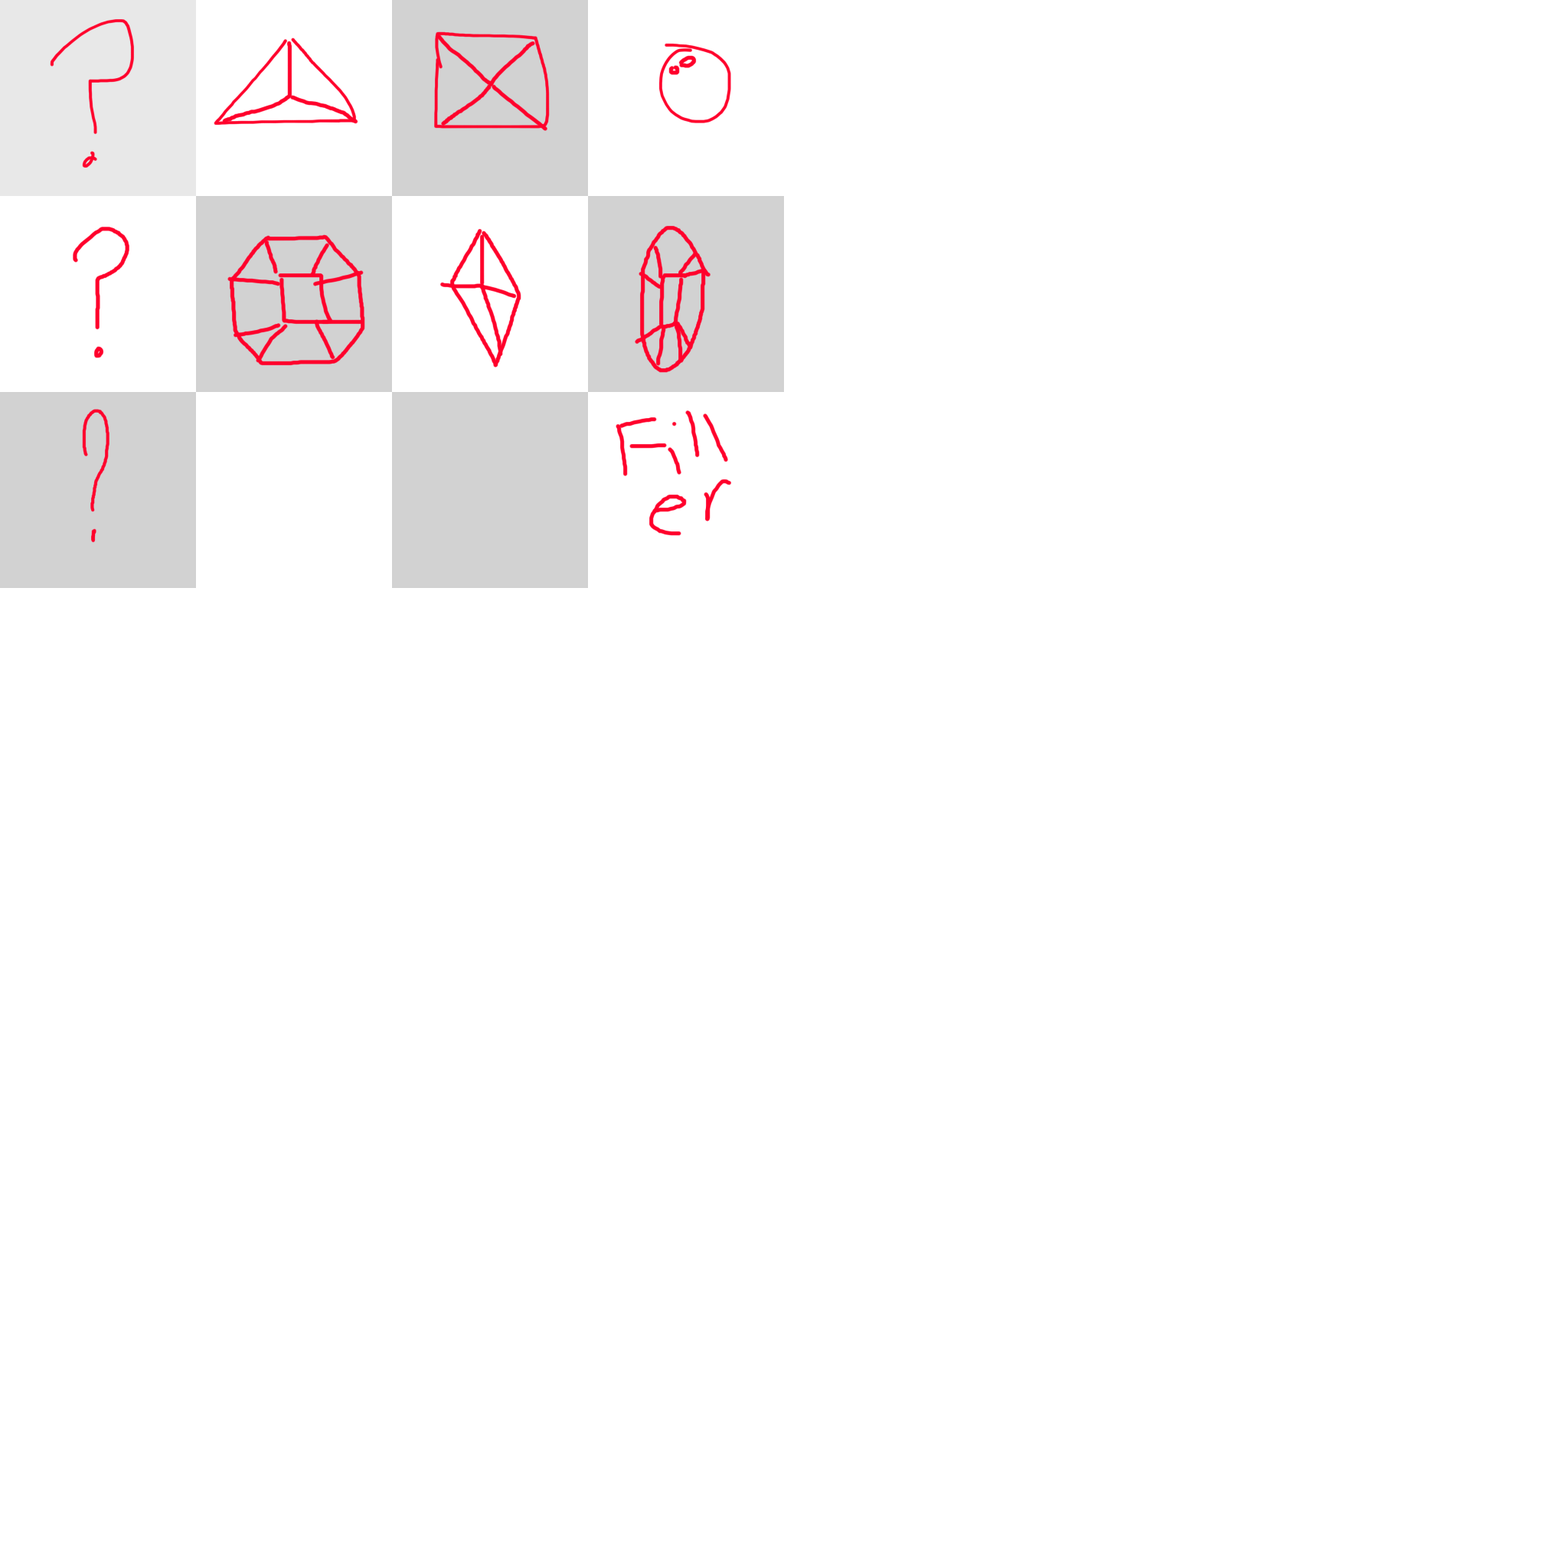
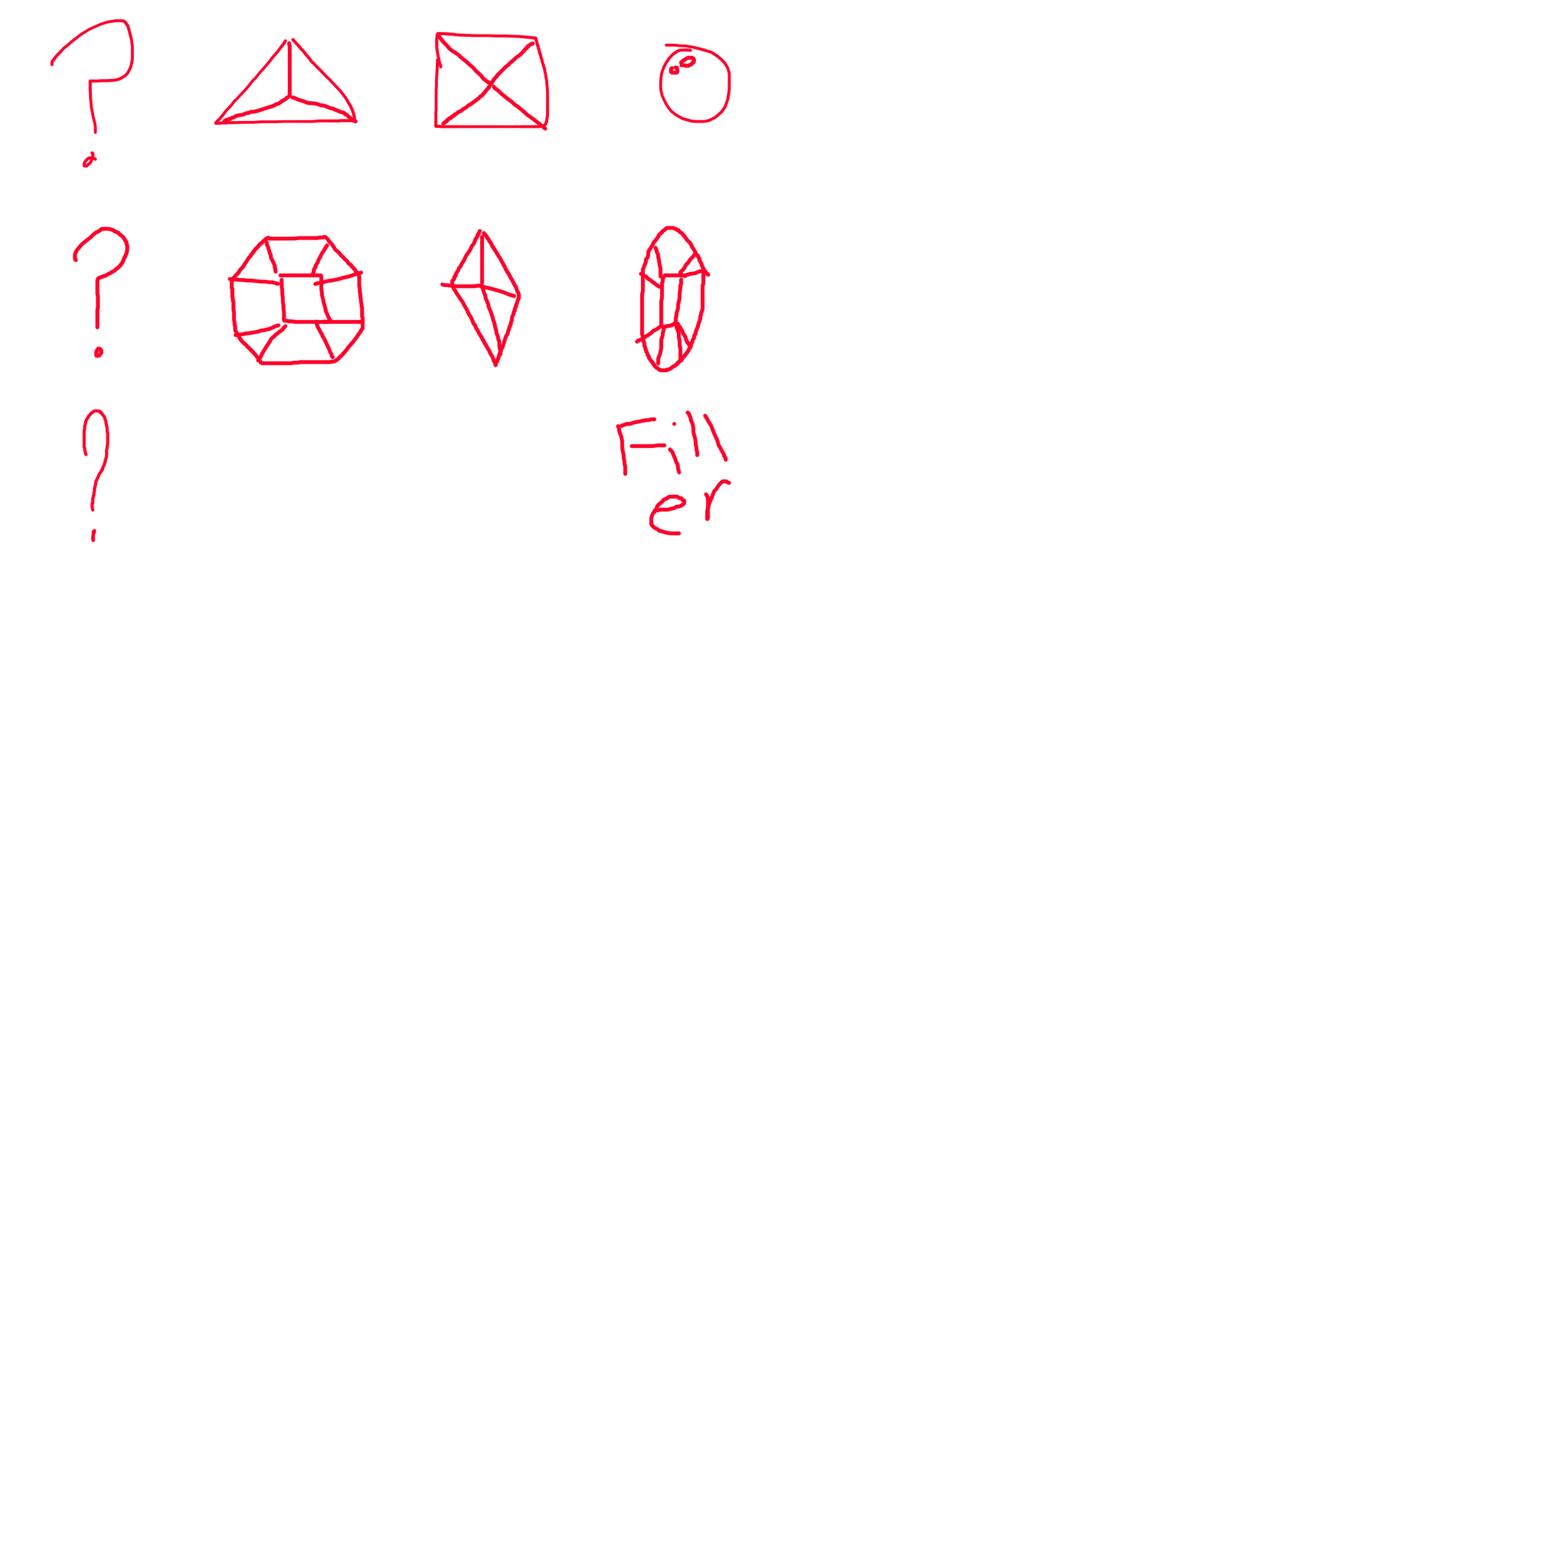
Comparing the layer stacks of the two (1568, 1568) images. Changes:
painted on "Paint Layer 1" over [49, 0, 784, 588]
hid "Background", painted on it over [0, 0, 784, 588]